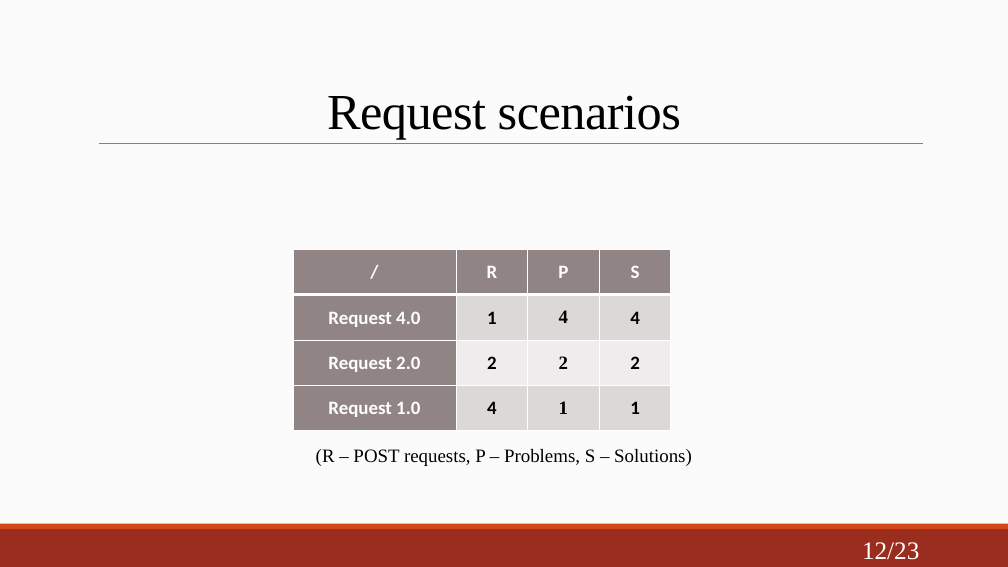
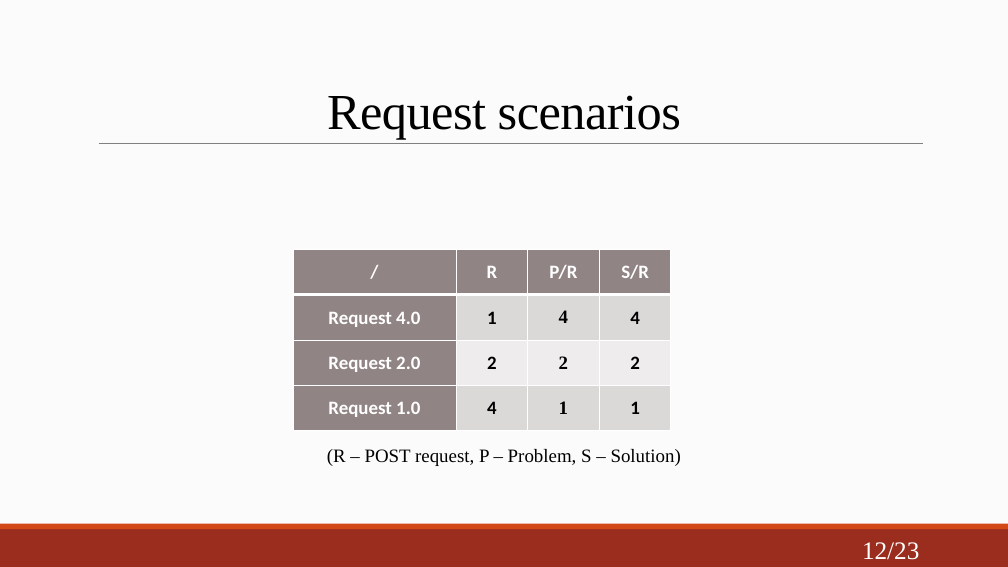
Before and after one commit to HigyedArnold/Master-Thesis, a slide deck: slide 12 of doc/Thesis presentation.pptx. Drawn at 1008x567 pixels with LibreOffice and Linux fonts; fonts in the diff are those of the drawing. Boxes give left, top, right and bottom in pixels: in the first picture for what was removed or moved away, otherwise in the second. Text is boxed around its words. In the diff, an @@ line names an element or a change of style, - is before the commit and + after.

```diff
--- a/doc/Thesis presentation.pptx
+++ b/doc/Thesis presentation.pptx
@@ table at (293,250,672,431) @@
-row 1, column 3: P
+row 1, column 3: P/R
-row 1, column 4: S
+row 1, column 4: S/R
@@ text at (327,449,681,466): text changed @@
-(R – POST requests, P – Problems, S – Solutions)
+(R – POST request, P – Problem, S – Solution)
```
Also in this commit, not shown: 7 other slides changed, 1 other file.
